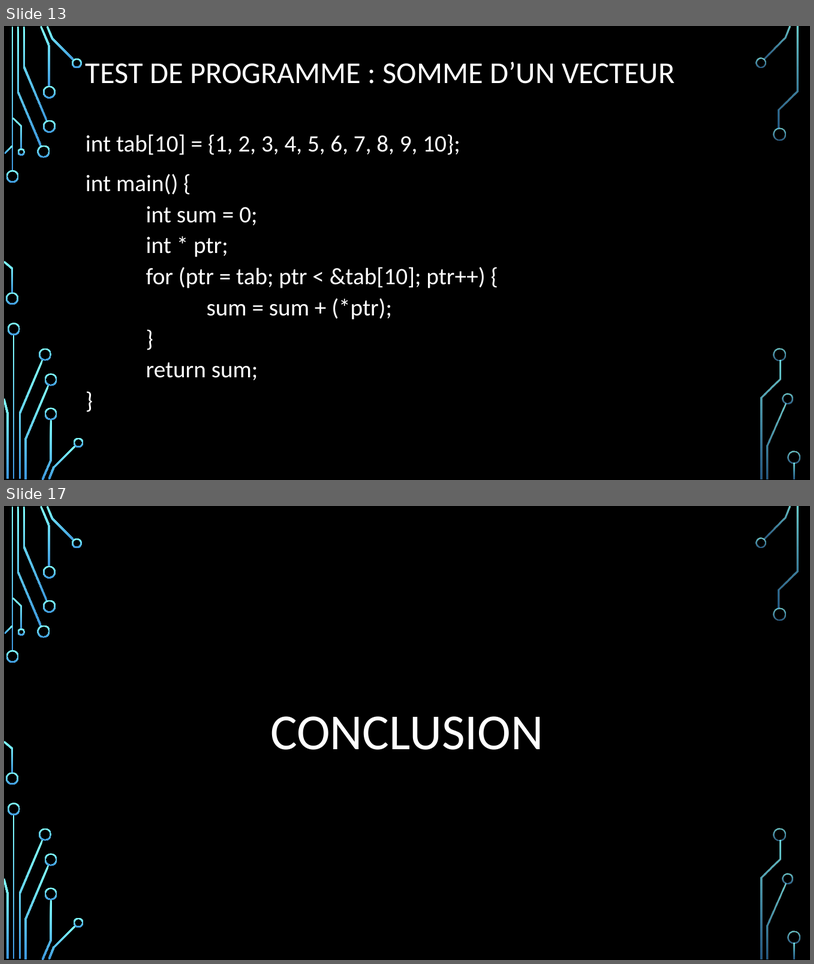
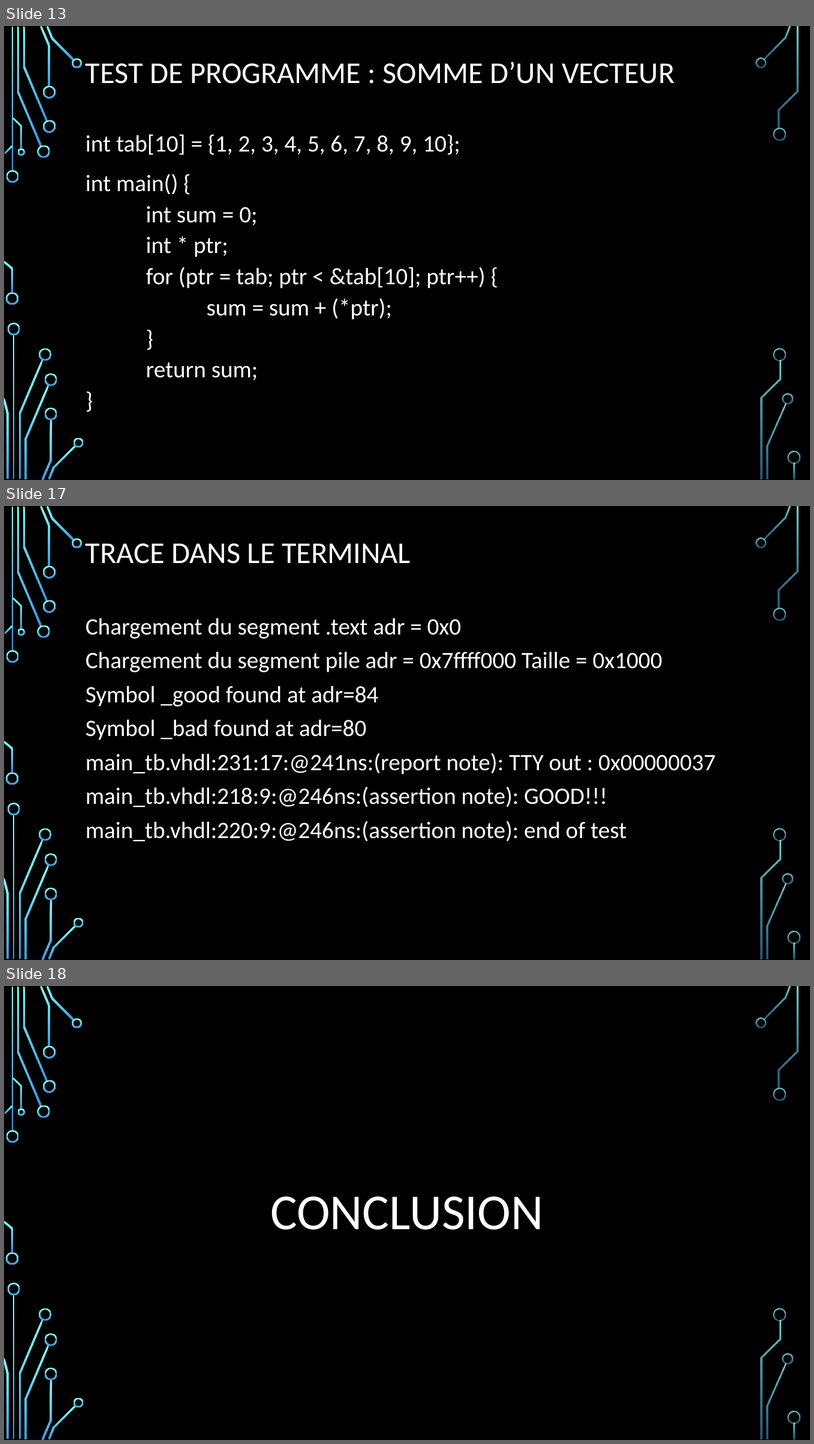
Before and after one commit to Nova-Aegis/VLSI-arm_cpu-project, a slide deck: rapport/VLSI-project-pres.pptx. Shown one above the other, each under a label of ours: slides 13 and 17 before the commit, slides 13, 17 and 18 after it; the slides between them are not shown. The pictures are 814x964 and 814x1444 pixels, drawn with LibreOffice and Linux fonts; fonts in the diff are those of the drawing; background and template pictures are left out. Boxes give left, top, right and bottom in pixels: in the first picture for what was removed or moved away, otherwise in the second. Text is boxed around its words. In the diff, an @@ line names an element or a change of style, - is before the commit and + after.

```diff
--- a/rapport/VLSI-project-pres.pptx
+++ b/rapport/VLSI-project-pres.pptx
@@ slide 17 added at [4, 506, 810, 960], background picture (left out); not listed: 36 template elements that a slide beside it also shows @@
@@ title added at [86, 543, 411, 564], 36 pt, text #FFFFFF @@
+TRACE DANS LE TERMINAL
@@ text added at [86, 618, 716, 841], 28 pt, text #FFFFFF @@
+Chargement du segment .text adr = 0x0
+Chargement du segment pile adr = 0x7ffff000 Taille = 0x1000
+Symbol _good found at adr=84
+Symbol _bad found at adr=80
+main_tb.vhdl:231:17:@241ns:(report note): TTY out : 0x00000037
+main_tb.vhdl:218:9:@246ns:(assertion note): GOOD!!!
+main_tb.vhdl:220:9:@246ns:(assertion note): end of test
@@ what was slide 17 is now slide 18 @@
```
Also in this commit, not shown: 7 slides changed, 3 other files.
